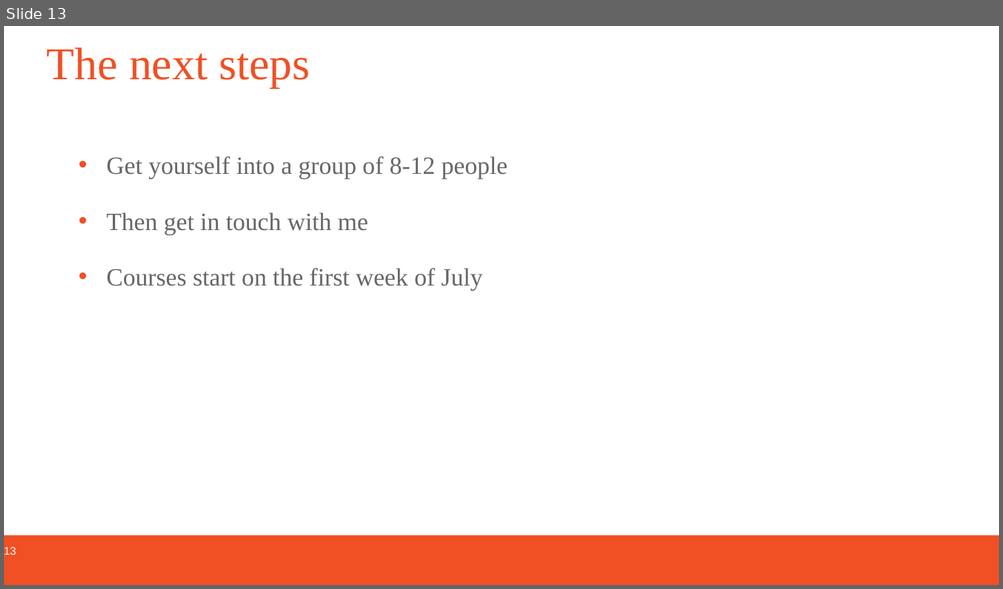
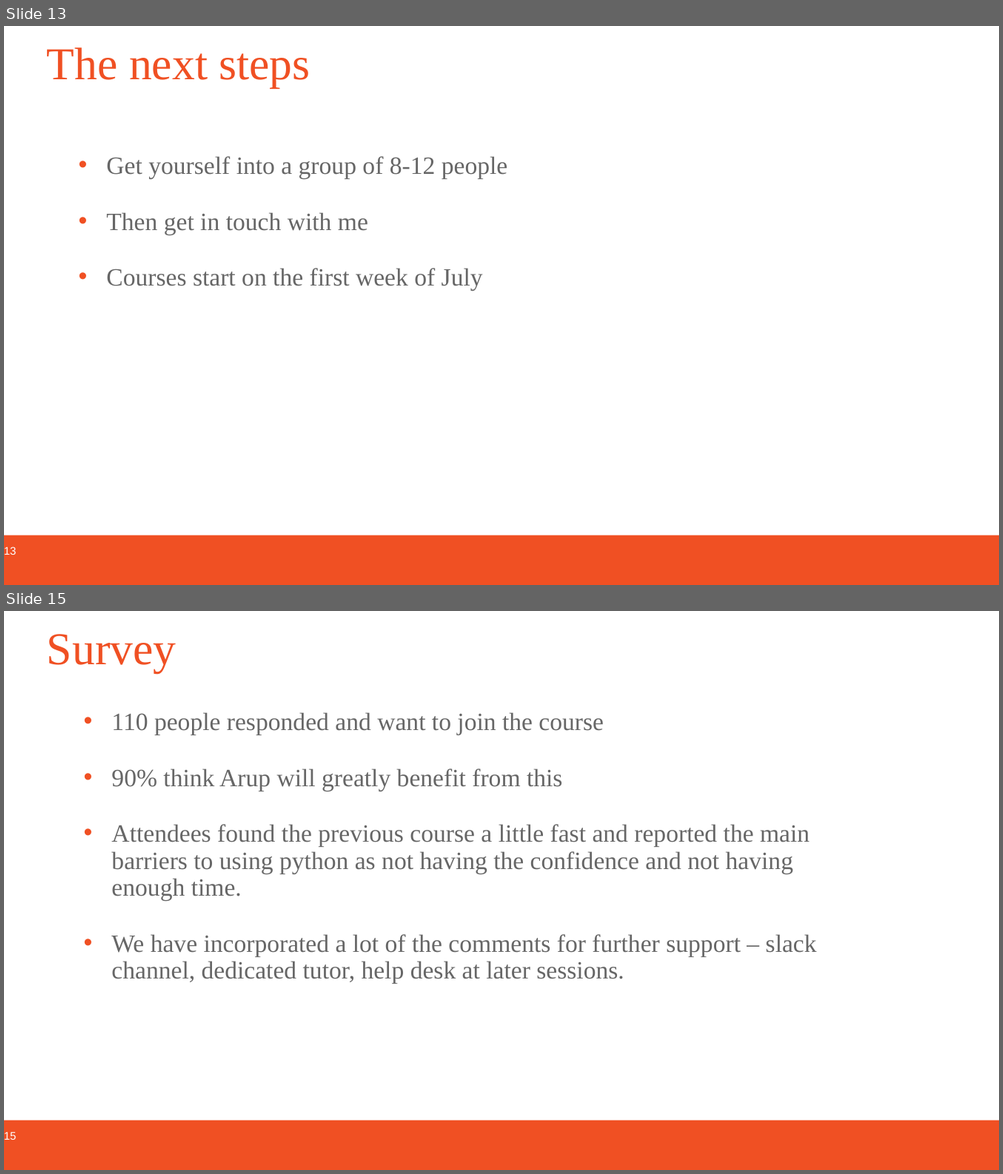
Before and after one commit to aldiamond/ArupPythonCourse, a slide deck: ArupPythonCourse-Introduction.pptx. Shown one above the other, each under a label of ours: slide 13 before the commit, slides 13 and 15 after it; the slides between them are not shown. The pictures are 1003x589 and 1003x1174 pixels, drawn with LibreOffice and Linux fonts; fonts in the diff are those of the drawing; background and template pictures are left out. Boxes give left, top, right and bottom in pixels: in the first picture for what was removed or moved away, otherwise in the second. Text is boxed around its words. In the diff, an @@ line names an element or a change of style, - is before the commit and + after.

Commit message:
Corrected presentation slides and added survey results

```diff
--- a/ArupPythonCourse-Introduction.pptx
+++ b/ArupPythonCourse-Introduction.pptx
@@ slide 15 added at [4,611,999,1170], background #FFFFFF; not listed: 2 template elements that a slide beside it also shows @@
@@ title added at [47,634,176,672], 44 pt, text #F05023 @@
+Survey
@@ text added at [111,712,817,984], 24 pt, text #666666 @@
+• 110 people responded and want to join the course
+• 90% think Arup will greatly benefit from this
+• Attendees found the previous course a little fast and reported the main barriers to using python as not having the confidence and not having enough time.
+• We have incorporated a lot of the comments for further support – slack channel, dedicated tutor, help desk at later sessions.
```
Also in this commit, not shown: 1 slide changed, 1 other slide added, 1 slide removed.
